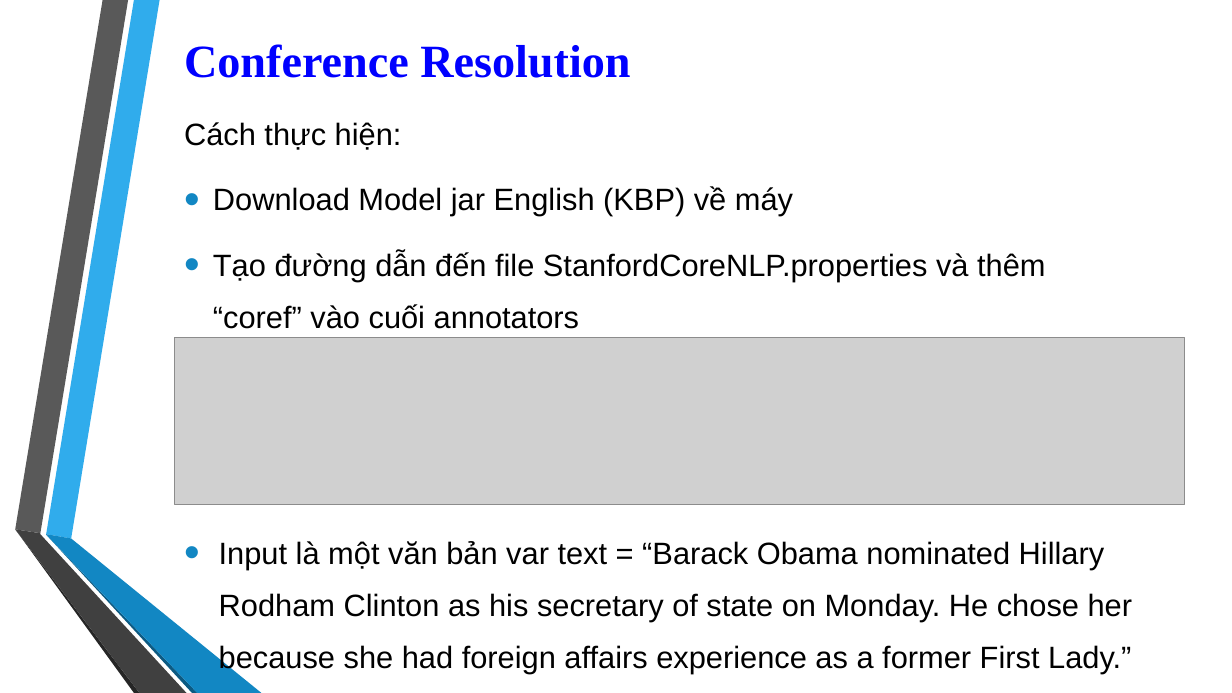
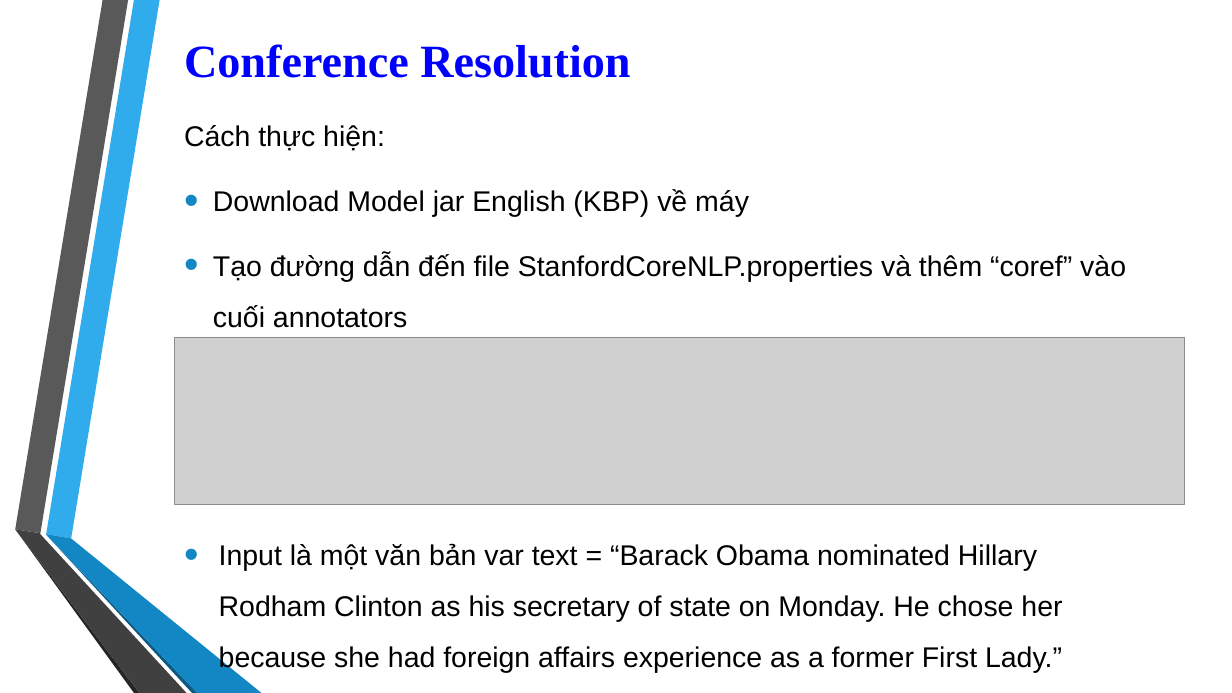
Before and after one commit to 1412520/TextMining, a slide deck: slide 26 of Seminar/Stanford_CoreNLP.pptx (slide 25 before the commit). Drawn at 1232x693 pixels with LibreOffice and Linux fonts; fonts in the diff are those of the drawing; grey boxes stand for pictures; background and template pictures are left out. Boxes give left, top, right and bottom in pixels: in the first picture for what was removed or moved away, otherwise in the second. Text is boxed around its words. In the diff, an @@ line names an element or a change of style, - is before the commit and + after.

```diff
--- a/Seminar/Stanford_CoreNLP.pptx
+++ b/Seminar/Stanford_CoreNLP.pptx
@@ text "Cách thực hiện:" at <box>184,125,1126,328</box>: size 24 to 22.2 pt; line spacing 1.4 to 1.5 @@
@@ text "Input là một văn bản ..." at <box>219,543,1062,673</box>: size 24 to 22.2 pt; line spacing 1.4 to 1.5 @@
```
Also in this commit, not shown: 1 other slide changed, 2 slides added, 1 slide removed.
